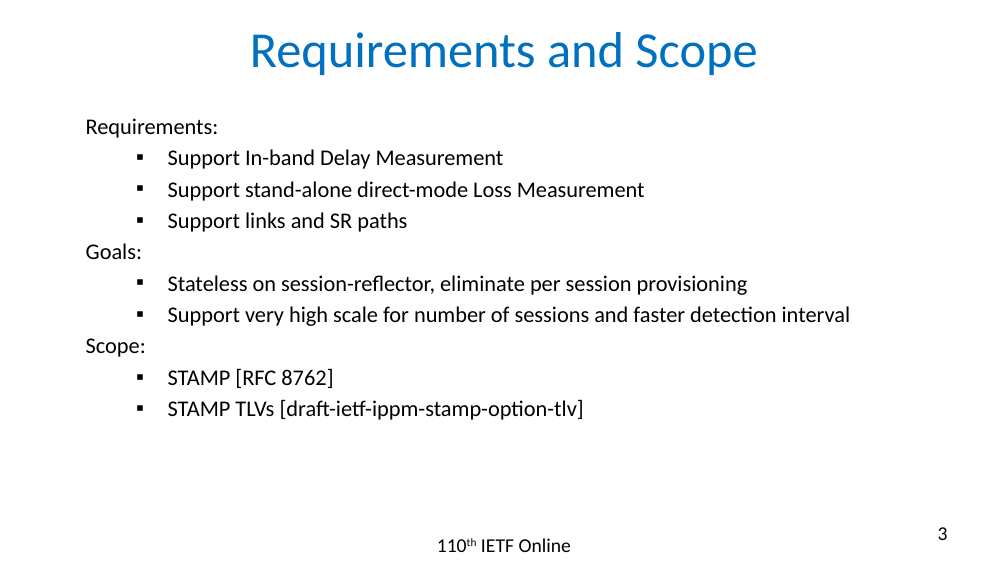
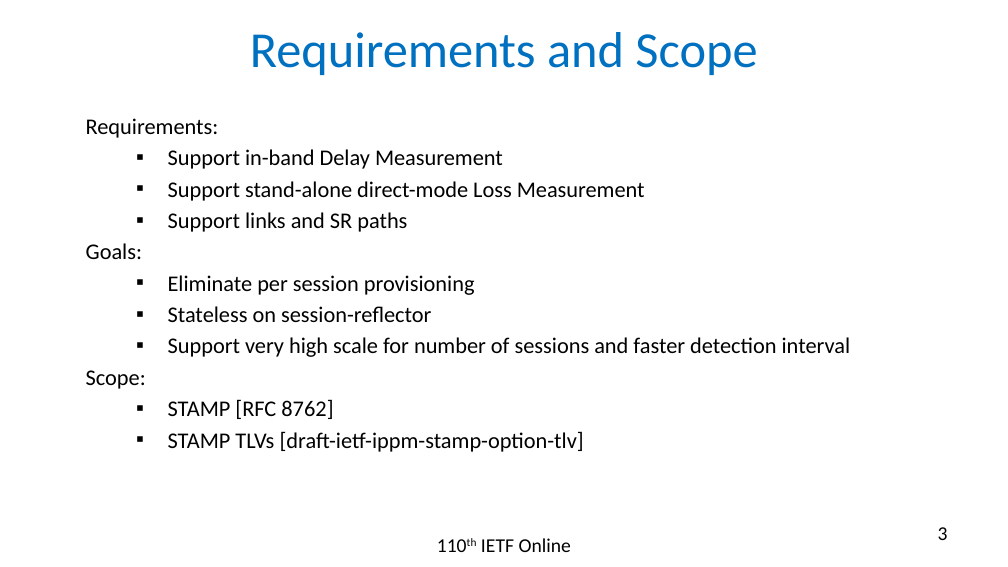
Before and after one commit to rakgandhi/ietf-slides, a slide deck: slide 3 of draft-gandhi-ippm-stamp-srpm-01.pptx. Drawn at 1008x567 pixels with LibreOffice and Linux fonts; fonts in the diff are those of the drawing. Boxes give left, top, right and bottom in pixels: in the first picture for what was removed or moved away, otherwise in the second. Text is boxed around its words. In the diff, an @@ line names an element or a change of style, - is before the commit and + after.

```diff
--- a/draft-gandhi-ippm-stamp-srpm-01.pptx
+++ b/draft-gandhi-ippm-stamp-srpm-01.pptx
@@ text at [168, 149, 503, 169]: text changed @@
-  ▪ Support In-band Delay Measurement
+  ▪ Support in-band Delay Measurement
@@ text at [168, 275, 475, 322]: text changed @@
-  ▪ Stateless on session-reflector, eliminate per session provisioning
+  ▪ Eliminate per session provisioning
+  ▪ Stateless on session-reflector
```
Also in this commit, not shown: 6 other slides changed, 1 other file.
